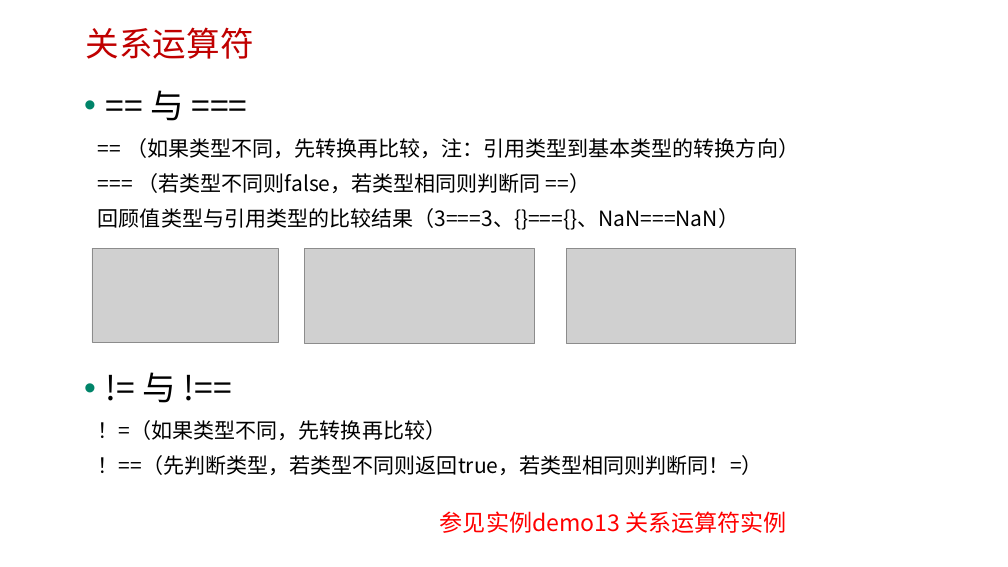
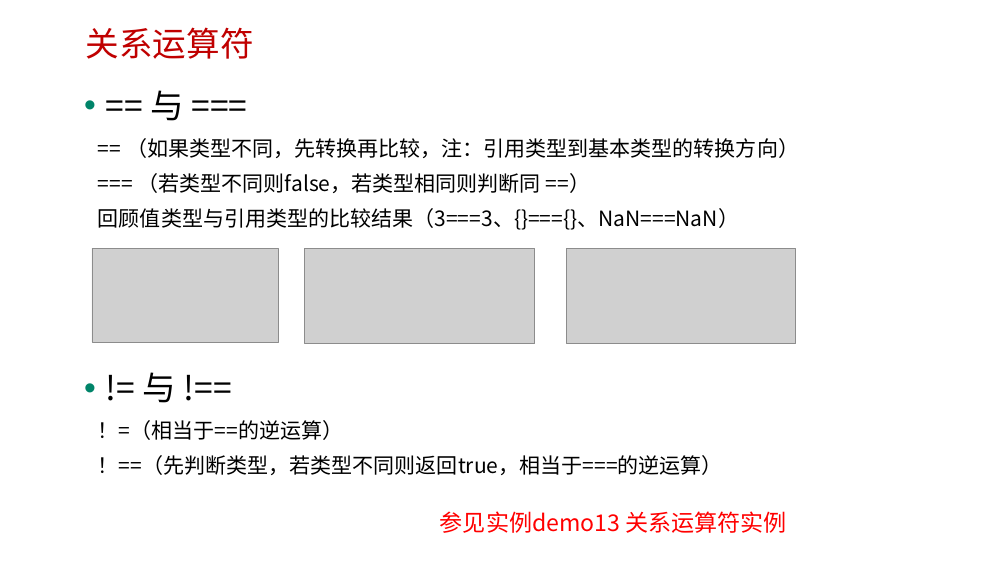
Before and after one commit to edu2act/course-javascript-advanced, a slide deck: slide 7 of 课程PPT/05.JS赋值、算数、关系运算符.pptx. Drawn at 1008x567 pixels with LibreOffice and Linux fonts; fonts in the diff are those of the drawing; grey boxes stand for pictures; background and template pictures are left out. Boxes give left, top, right and bottom in pixels: in the first picture for what was removed or moved away, otherwise in the second. Text is boxed around its words. In the diff, an @@ line names an element or a change of style, - is before the commit and + after.

```diff
--- a/课程PPT/05.JS赋值、算数、关系运算符.pptx
+++ b/课程PPT/05.JS赋值、算数、关系运算符.pptx
@@ text at (x1=98, y1=372, x2=723, y2=475): text changed @@
-• != 与 !==
-  ！=（如果类型不同，先转换再比较）
-  ！==（先判断类型，若类型不同则返回true，若类型相同则判断同！=）
+• != 与 !==
+  ！=（相当于==的逆运算）
+  ！==（先判断类型，若类型不同则返回true，相当于===的逆运算）
```
Also in this commit, not shown: 8 other files.
